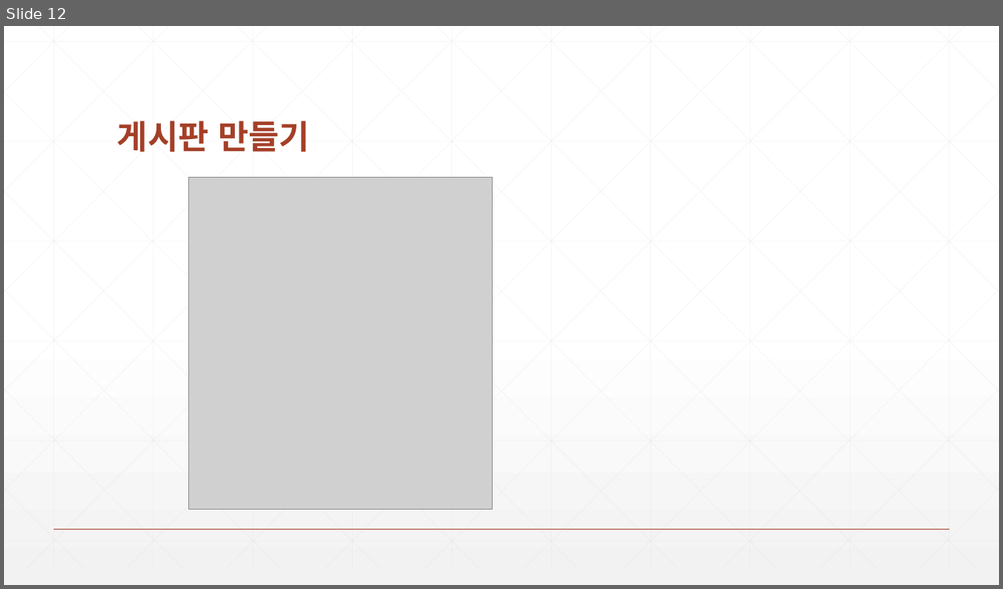
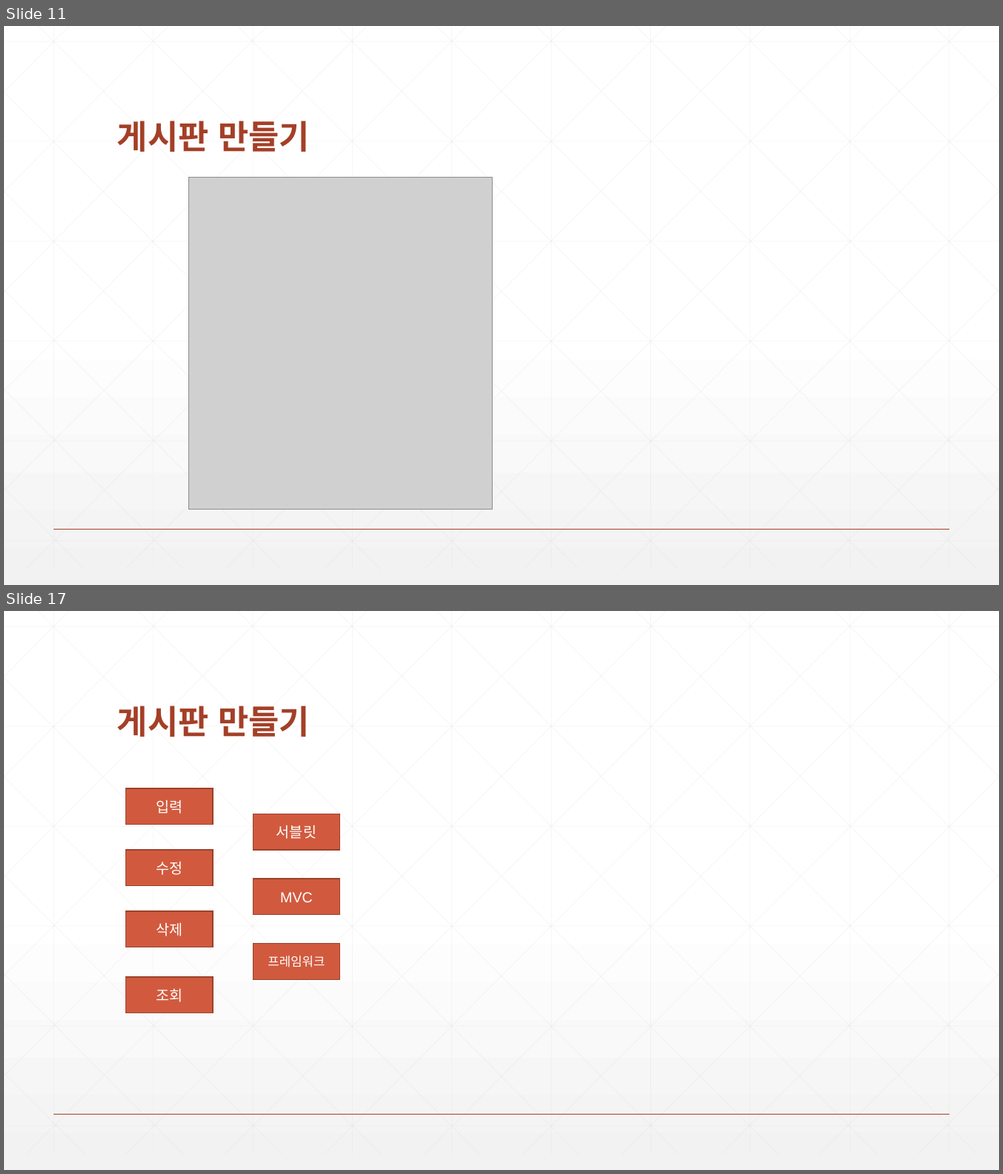
Before and after one commit to zeroshift01/code5, a slide deck: inflearn01/doc/교재_개정내용.pptx. Shown one above the other, each under a label of ours: slide 12 before the commit, slides 11 and 17 after it; the slides between them are not shown. The pictures are 1003x589 and 1003x1174 pixels, drawn with LibreOffice and Linux fonts; fonts in the diff are those of the drawing; grey boxes stand for pictures. Boxes give left, top, right and bottom in pixels: in the first picture for what was removed or moved away, otherwise in the second. Text is boxed around its words. In the diff, an @@ line names an element or a change of style, - is before the commit and + after.

```diff
--- a/inflearn01/doc/교재_개정내용.pptx
+++ b/inflearn01/doc/교재_개정내용.pptx
@@ slide 17 added at bbox=[4, 611, 999, 1170], background gradient #FFFFFF to #F2F2F2; not listed: 47 template elements that a slide beside it also shows @@
@@ title added at bbox=[117, 706, 310, 737], 32 pt, text #A43F27, bold @@
+게시판 만들기
@@ rectangle added at bbox=[125, 789, 213, 824], fill #D15A3E, outline #9B432E 1 pt, 14 pt, text #FFFFFF @@
+입력
@@ rectangle added at bbox=[253, 814, 341, 850], fill #D15A3E, outline #9B432E 1 pt, 14 pt, text #FFFFFF @@
+서블릿
@@ rectangle added at bbox=[125, 850, 213, 886], fill #D15A3E, outline #9B432E 1 pt, 14 pt, text #FFFFFF @@
+수정
@@ rectangle added at bbox=[253, 879, 341, 914], fill #D15A3E, outline #9B432E 1 pt, 14 pt, text #FFFFFF @@
+MVC
@@ rectangle added at bbox=[125, 911, 213, 948], fill #D15A3E, outline #9B432E 1 pt, 14 pt, text #FFFFFF @@
+삭제
@@ rectangle added at bbox=[253, 944, 341, 980], fill #D15A3E, outline #9B432E 1 pt, 12 pt, text #FFFFFF @@
+프레임워크
@@ rectangle added at bbox=[125, 977, 213, 1013], fill #D15A3E, outline #9B432E 1 pt, 14 pt, text #FFFFFF @@
+조회
@@ what was slide 12 is now slide 11 @@
```
Also in this commit, not shown: 7 slides changed, 6 other slides added.
